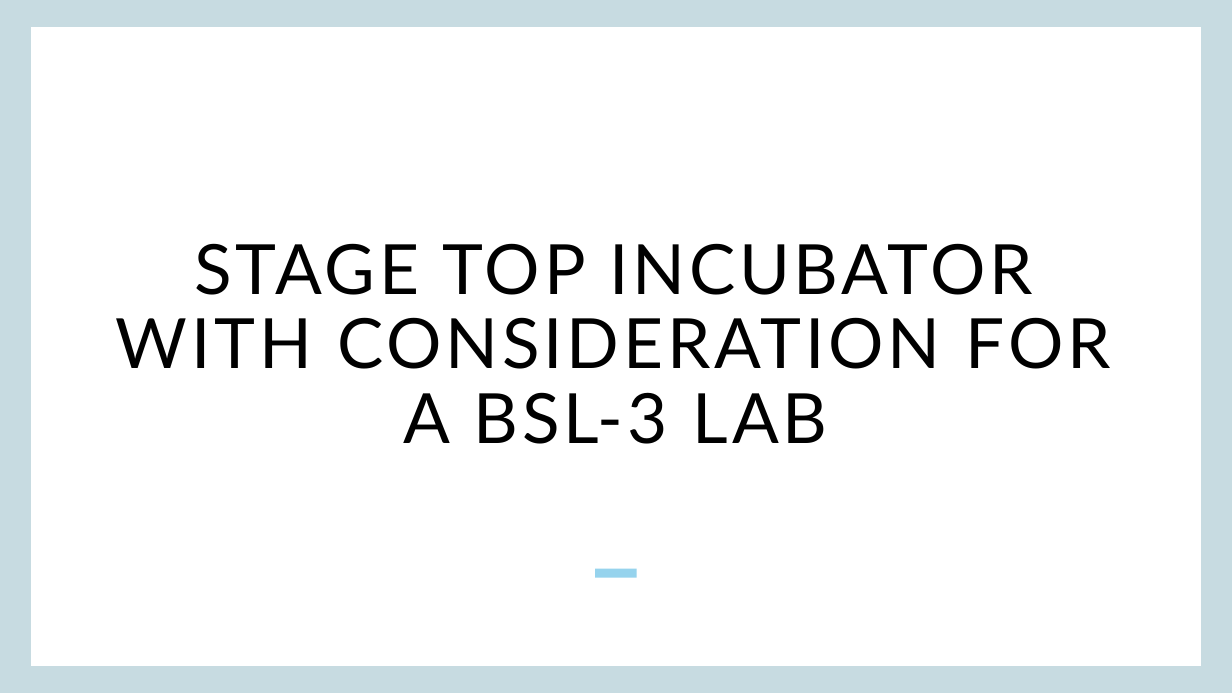
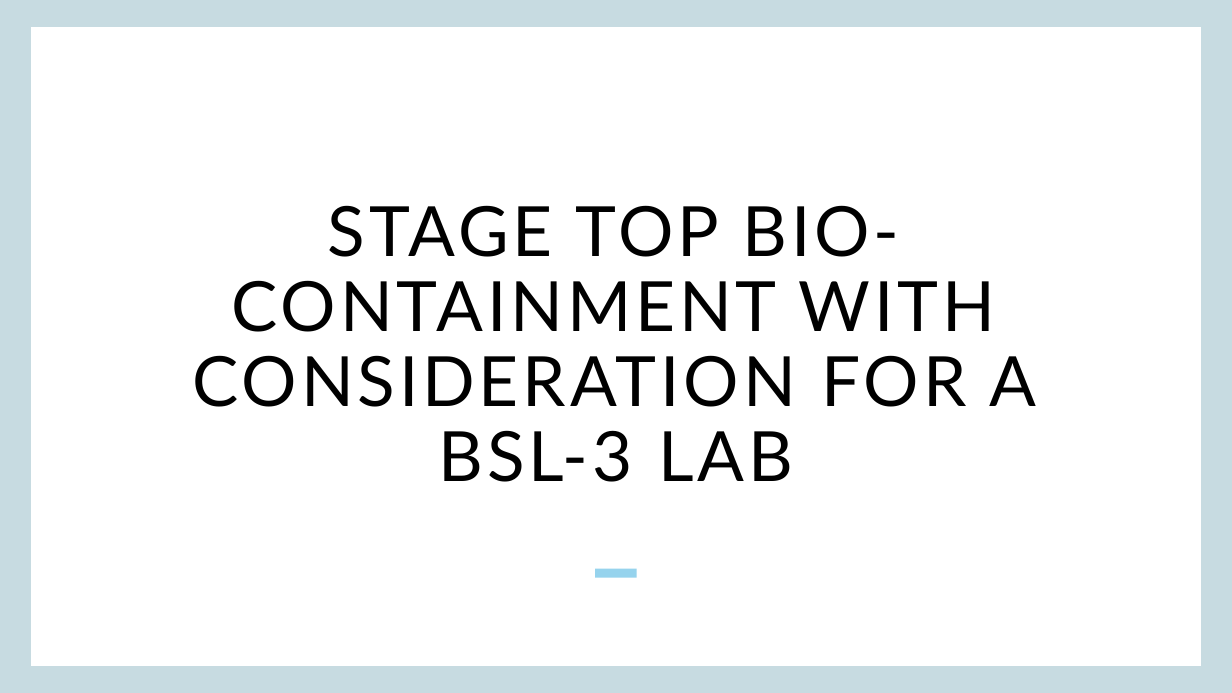
Before and after one commit to KLPJOA002/BSL-3-Stage-Top-Incubator, a slide deck: slide 1 of Onboarding_Presentation.pptx. Drawn at 1232x693 pixels with LibreOffice and Linux fonts; fonts in the diff are those of the drawing; background and template pictures are left out. Boxes give left, top, right and bottom in pixels: in the first picture for what was removed or moved away, otherwise in the second. Text is boxed around its words. In the diff, an @@ line names an element or a change of style, - is before the commit and + after.

```diff
--- a/Onboarding_Presentation.pptx
+++ b/Onboarding_Presentation.pptx
@@ title at bbox=[193, 205, 1036, 482]: text changed @@
-STAGE TOP INCUBATOR WITH CONSIDERATION FOR A BSL-3 LAB
+STAGE TOP BIO-CONTAINMENT WITH CONSIDERATION FOR A BSL-3 LAB
```
Also in this commit, not shown: 17 other files.
